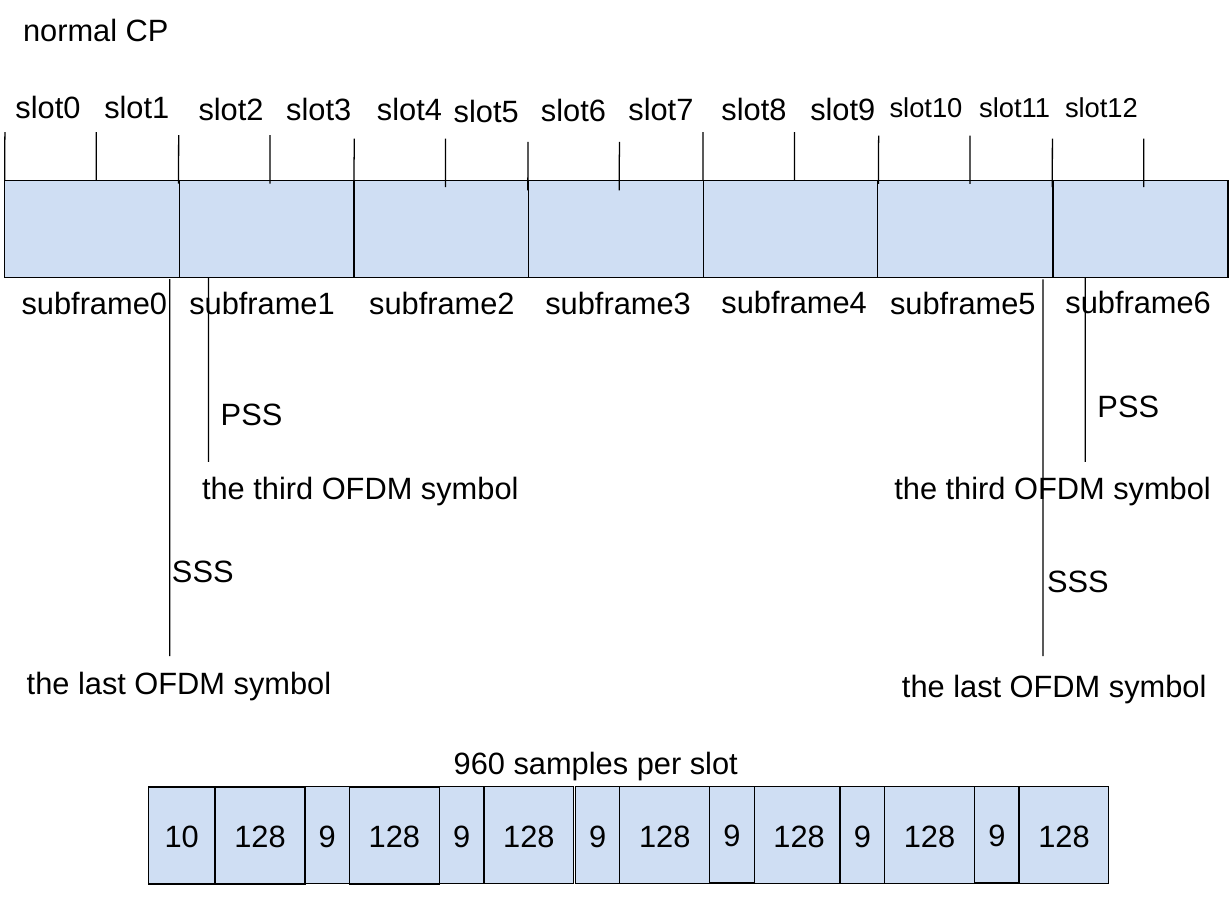
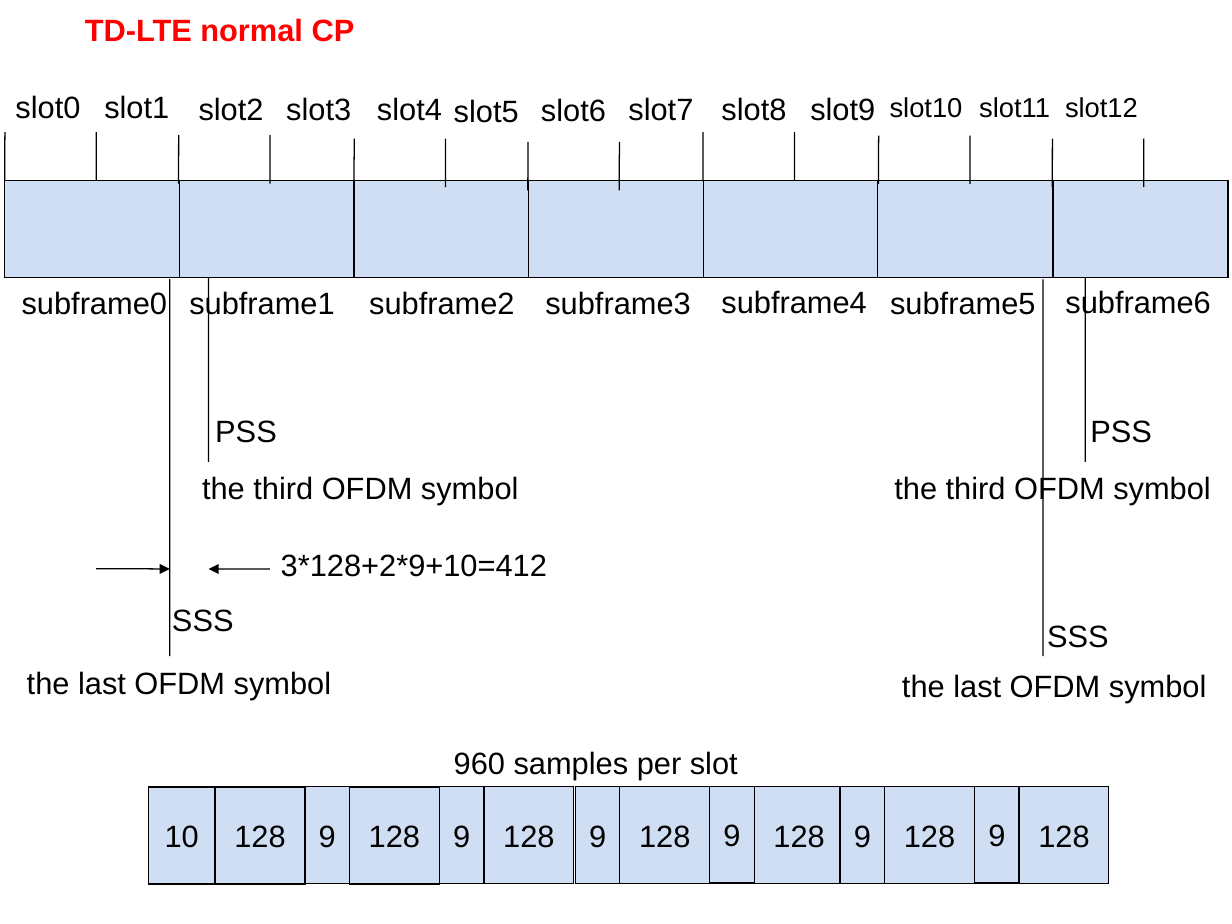
Before and after one commit to JiaoXianjun/rtl-sdr-LTE, a slide deck: slide 2 of doc/LTE-PSS-SSS-relative-location.ppt. Drawn at 1232x924 pixels with LibreOffice and Linux fonts; fonts in the diff are those of the drawing. Boxes give left, top, right and bottom in pixels: in the first picture for what was removed or moved away, otherwise in the second. Text is boxed around its words. In the diff, an @@ line names an element or a change of style, - is before the commit and + after.

Commit message:
complete doc/LTE-PSS-SSS-relative_location.ppt

```diff
--- a/doc/LTE-PSS-SSS-relative-location.ppt
+++ b/doc/LTE-PSS-SSS-relative-location.ppt
@@ text at [85, 18, 355, 42]: text changed; text colour #000000 to #FF0000; bold on @@
-normal CP
+TD-LTE normal CP
@@ text "PSS": place and size @@
-text "PSS" at [221, 403, 283, 426]
+text "PSS" at [215, 420, 277, 443]
@@ text "PSS": place and size @@
-text "PSS" at [1097, 395, 1159, 418]
+text "PSS" at [1090, 420, 1152, 443]
@@ arrow added from (96, 569) to (170, 569), #000000 0.74 pt @@
@@ arrow added from (270, 569) to (208, 569), #000000 0.74 pt @@
@@ text added at [281, 554, 547, 577], 18 pt, text #000000 @@
+3*128+2*9+10=412
@@ text "SSS": place and size @@
-text "SSS" at [172, 560, 234, 583]
+text "SSS" at [172, 609, 234, 632]
@@ text "SSS": place and size @@
-text "SSS" at [1047, 570, 1109, 593]
+text "SSS" at [1047, 625, 1109, 648]
```
Also in this commit, not shown: 1 other slide changed, 1 slide added.
